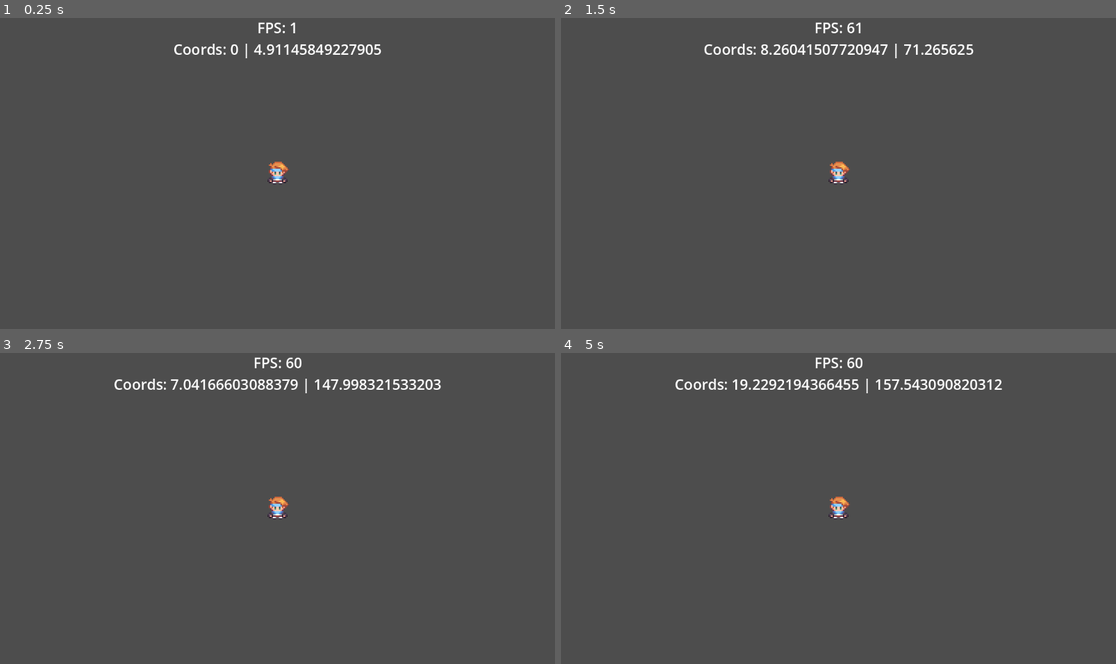
Above: before the commit, frames 1-4 (two rows, left to right).
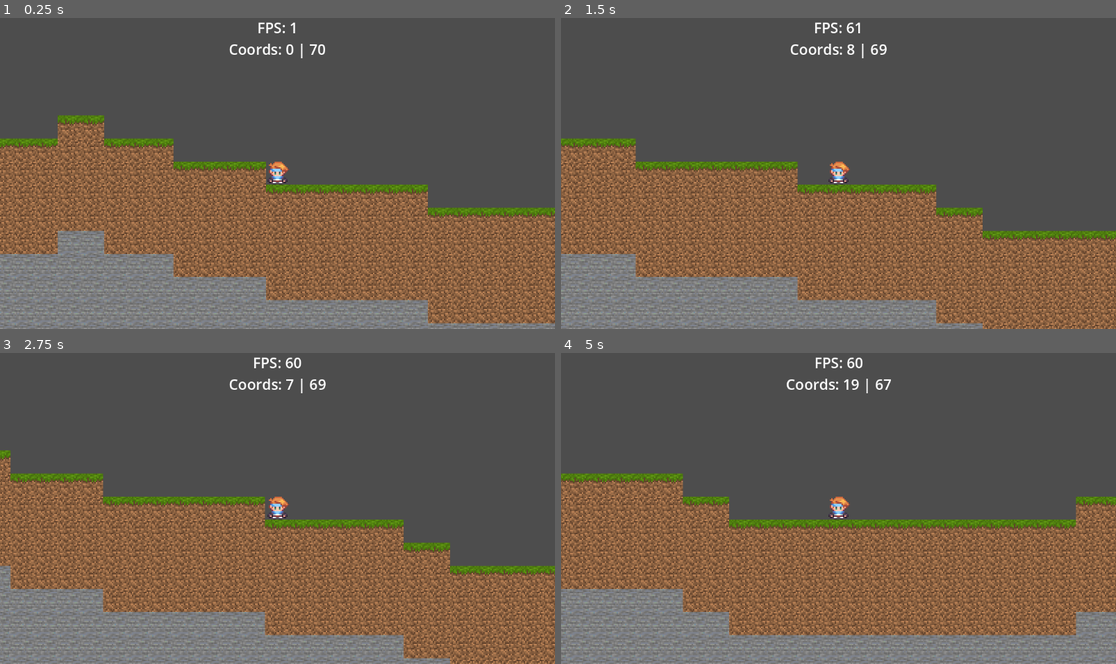
Above: after the commit, the same moments.

Repository: NeyZzO/procedural_game
Game: Godot game, scene res://scenes/game.tscn
Two runs of this game, one before a commit and one after it. Both use one fixed random seed, a clock stepped at 60 frames per second and the inputs below.
Inputs (mouse positions are in pixels of both pictures, inside the frame that each line leads up to):
- Up to frame 1 (0.25 s): no input
- Up to frame 2 (1.5 s): move the mouse to (960, 157) at 0.52 s; hold D (right) from 0.53 s (still down); click (960, 157) at 0.6 s; tap Space (jump) at 0.77 s; move the mouse to (727, 189) at 1.27 s; tap Shift (sprint) at 1.35 s
- Up to frame 3 (2.75 s): tap Space (jump) at 1.52 s; move the mouse to (333, 440) at 2.02 s; release D (right) at 2.03 s; hold A (left) from 2.03 s (still down); tap K (switch_mode) at 2.1 s
- Up to frame 4 (5 s): move the mouse to (810, 570) at 2.77 s; release A (left) at 2.78 s; hold D (right) 2.78-4.28 s; click (810, 570) at 2.85 s; tap Space (jump) at 3.02, 3.77, 4.52 s; move the mouse to (1005, 555) at 3.52 s; hold Shift (sprint) 3.53-4.28 s; move the mouse to (672, 461) at 4.27 s; hold A (left) from 4.28 s (still down); tap K (switch_mode) at 4.35 s

The runs differ from the first frame. In frame 1, 52% of the frame differs, in the area x 0-100%, y 8-100%; in frame 2, 47%; in frame 3, 49%; in frame 4, 52%.

Commit message:
Added stone generation 5 blocks under surface

Diff:
--- a/scripts/game.gd
+++ b/scripts/game.gd
@@ -8,8 +8,9 @@
 @export var MAP_WIDTH: int = 700;
 @export var MAP_HEIGHT: int = 120;
 
-const GRASS: Vector2i = Vector2i(2, 0);
-const DIRT: Vector2i = Vector2i(2, 1);
+const GRASS: Vector2i = Vector2i(0, 0);
+const DIRT: Vector2i = Vector2i(1, 0);
+const STONE: Vector2i = Vector2i(2, 0);
 var heights: Array[int] = [];
 
 # Called when the node enters the scene tree for the first time.
@@ -22,8 +23,8 @@
 	print("Using seed : ", noise.seed)
 	draw_map();
 	# Place the player at the center of the map.
-	print("Placing player at ", MAP_WIDTH/2, " ", heights[MAP_WIDTH/2], " ", heights.size());
-	player.position = Vector2(0, heights[MAP_WIDTH/2]);
+	print(heights[MAP_WIDTH/2])
+	player.position = Vector2(0 + 8, (heights[MAP_WIDTH/2] * 16) - 8);
 
 func getHeight(x: int) -> int:
 	return int(noise.get_noise_1d(x) * 25 + 50);
@@ -35,9 +36,11 @@
 		heights.append(surface_y);
 		for y in range(MAP_HEIGHT):
 			if y == surface_y:
-				map.set_cell(0, Vector2i(x, y), 1, GRASS, 0);
+				map.set_cell(0, Vector2i(x, y), 0, GRASS, 0);
+			elif y > surface_y and (y - surface_y) < 5:
+				map.set_cell(0, Vector2i(x, y), 0, DIRT, 0);
 			elif y > surface_y:
-				map.set_cell(0, Vector2i(x, y), 1, DIRT, 0);
+				map.set_cell(0, Vector2i(x, y), 0, STONE, 0);
 
 func _process(delta: float) -> void:
-	hud.get_node("Control").get_node('Label').text = "FPS: " + str(Engine.get_frames_per_second()) + "\n" + "Coords: " + str(player.position.x / 16) + ' | ' + str(player.position.y / 16);
+	hud.get_node("Control").get_node('Label').text = "FPS: " + str(Engine.get_frames_per_second()) + "\n" + "Coords: " + str(round((player.position.x - 8) / 16)) + ' | ' + str(round((MAP_HEIGHT - (player.position.y / 16)) - .5));
